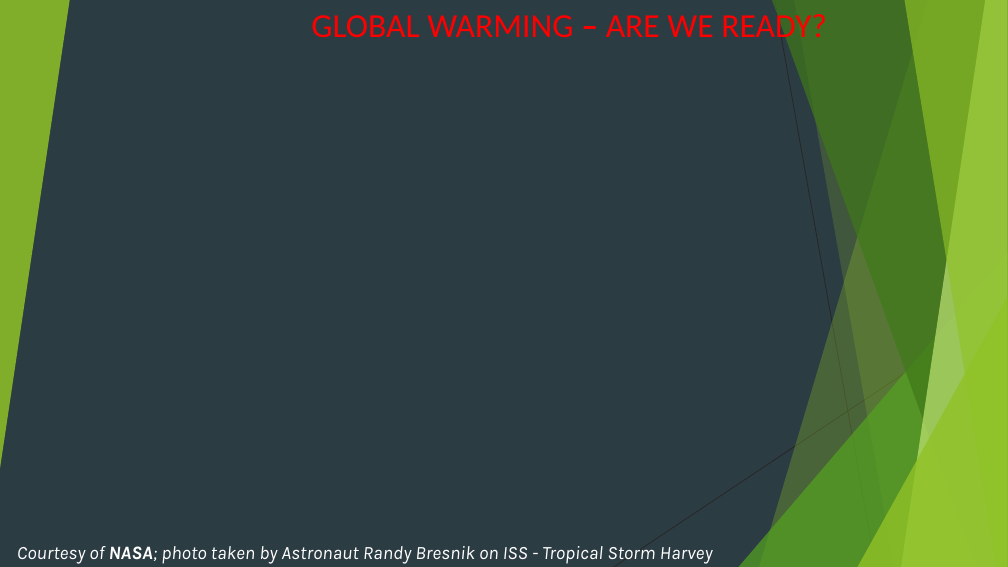
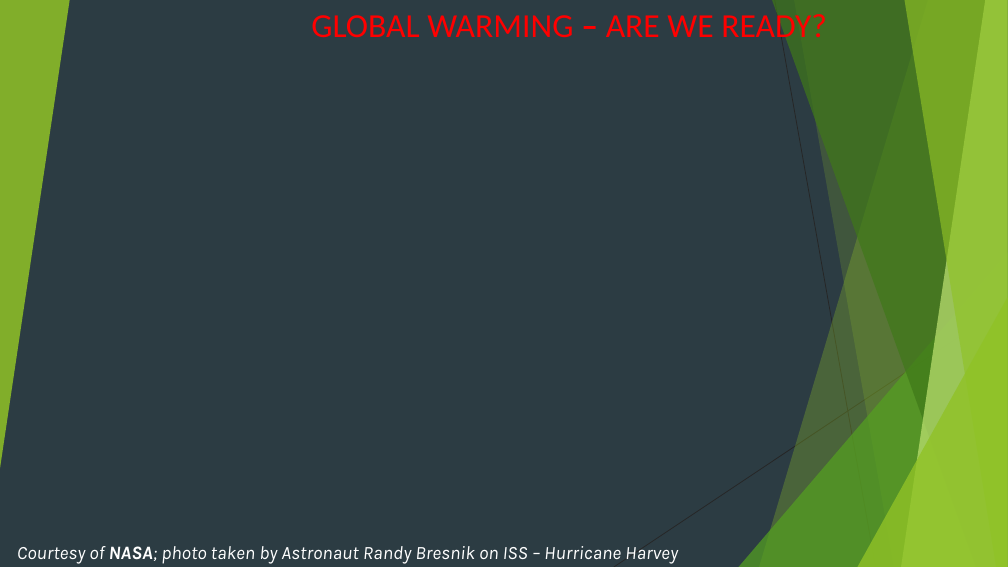
Before and after one commit to henryle-n/Hurricane-History-Analysis, a slide deck: slide 1 of Team_4_Proj_1.pptx. Drawn at 1008x567 pixels with LibreOffice and Linux fonts; fonts in the diff are those of the drawing; background and template pictures are left out. Boxes give left, top, right and bottom in pixels: in the first picture for what was removed or moved away, otherwise in the second. Text is boxed around its words. In the diff, an @@ line names an element or a change of style, - is before the commit and + after.

```diff
--- a/Team_4_Proj_1.pptx
+++ b/Team_4_Proj_1.pptx
@@ text at [17,546,678,564]: text changed @@
-Courtesy of NASA; photo taken by Astronaut Randy Bresnik on ISS - Tropical Storm Harvey
+Courtesy of NASA; photo taken by Astronaut Randy Bresnik on ISS – Hurricane Harvey
```
Also in this commit, not shown: 4 other slides changed, 1 slide added, 1 slide removed.
